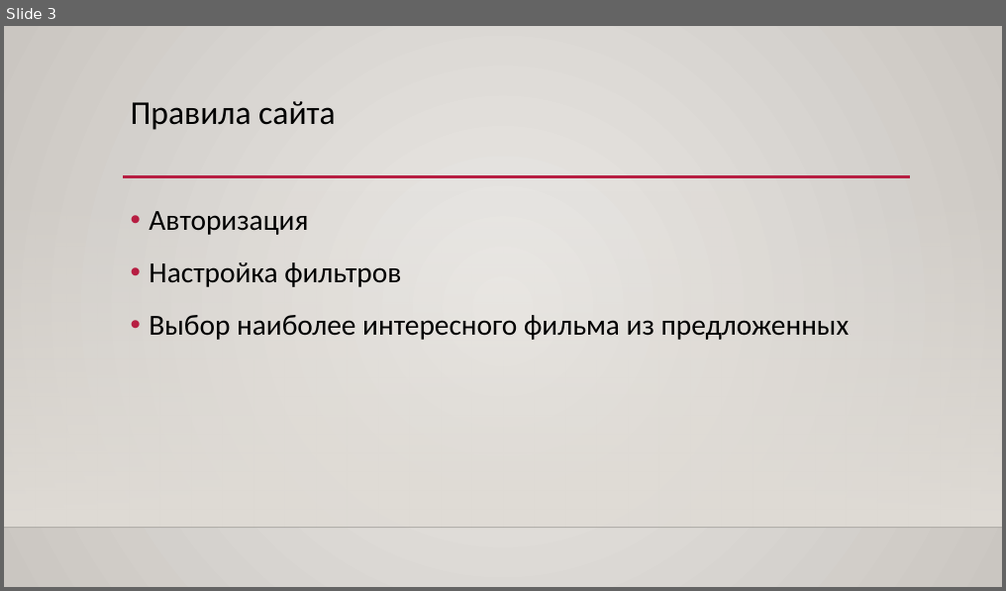
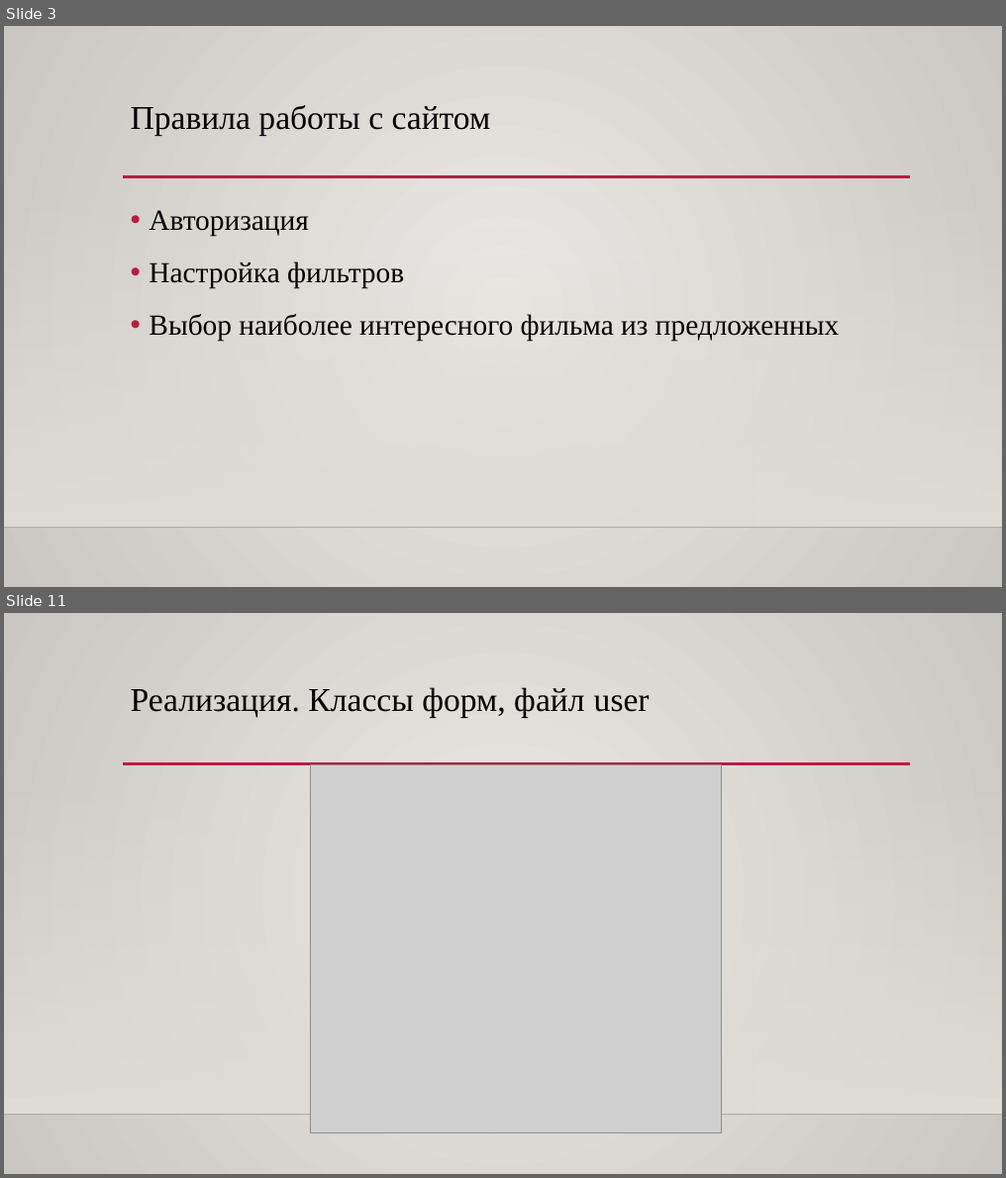
Before and after one commit to 20moonlight01/yandexlyceumweb, a slide deck: Для настроения.pptx. Shown one above the other, each under a label of ours: slide 3 before the commit, slides 3 and 11 after it; the slides between them are not shown. The pictures are 1006x591 and 1006x1178 pixels, drawn with LibreOffice and Linux fonts; fonts in the diff are those of the drawing; grey boxes stand for pictures; background and template pictures are left out. Boxes give left, top, right and bottom in pixels: in the first picture for what was removed or moved away, otherwise in the second. Text is boxed around its words. In the diff, an @@ line names an element or a change of style, - is before the commit and + after.

```diff
--- a/Для настроения.pptx
+++ b/Для настроения.pptx
@@ slide 11 added at (4, 613, 1002, 1174), background gradient #ECEAE7 to #CAC7C1; not listed: 3 template elements that a slide beside it also shows @@
@@ title added at (131, 687, 649, 717), 32 pt, text #000000 @@
+Реализация. Классы форм, файл user
@@ picture added at (310, 765, 721, 1134) @@
@@ slide 3 changed as well @@
@@ title at (131, 105, 491, 136): text changed; font Calibri to Times New Roman @@
-Правила сайта
+Правила работы с сайтом
@@ text "Авторизация" at (149, 210, 839, 341): font Calibri to Times New Roman @@
```
Also in this commit, not shown: 3 other slides changed, 16 other slides added.
